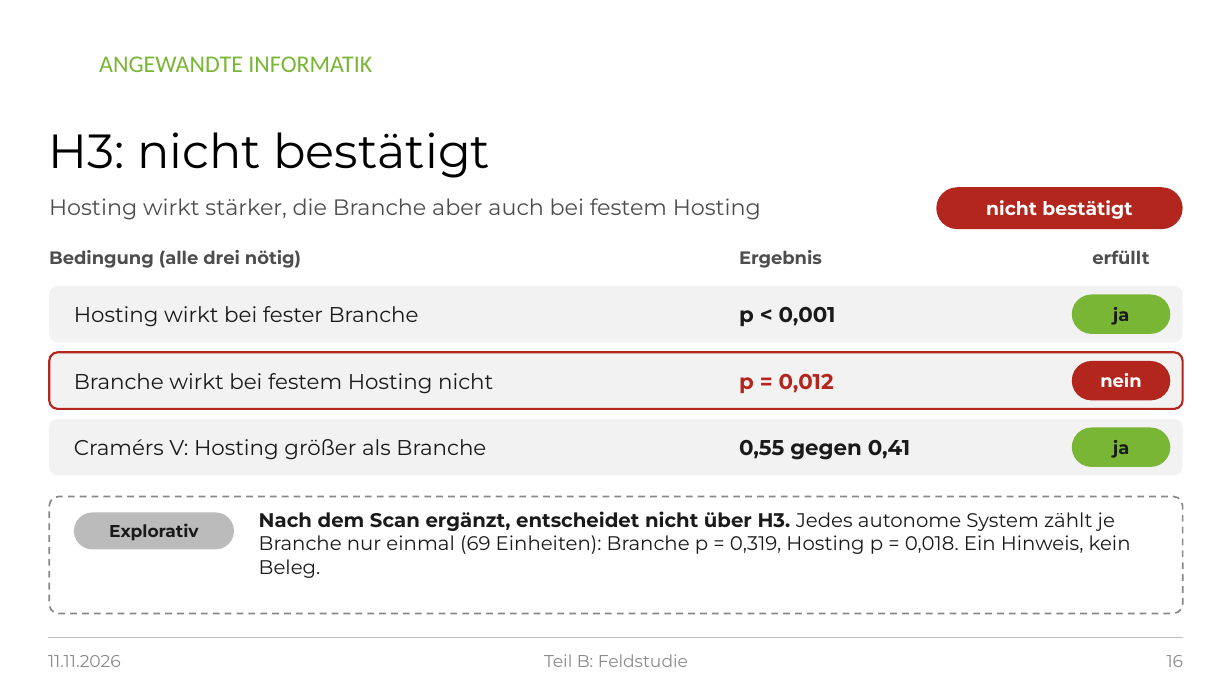
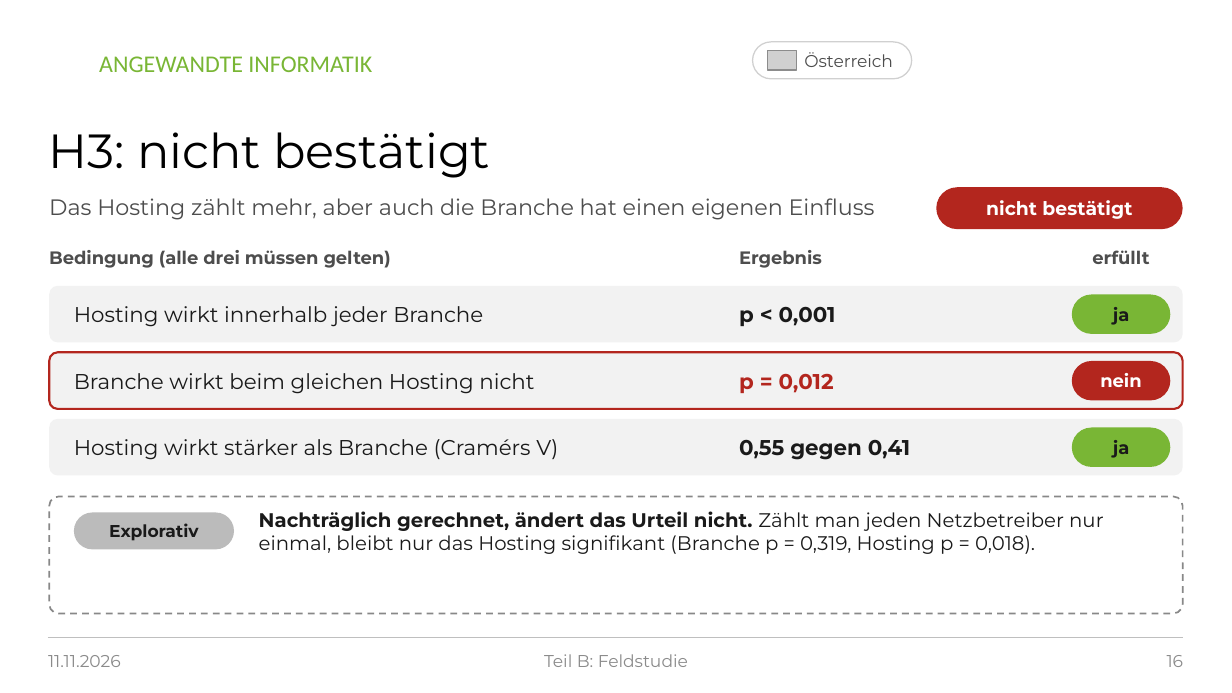
Before and after one commit to raphi98/singer-postquantum-experiment, a slide deck: slide 16 of praesentation/PQ-TLS_Praesentation_2026-11-11.pptx. Drawn at 1232x693 pixels with LibreOffice and Linux fonts; fonts in the diff are those of the drawing; grey boxes stand for pictures; background and template pictures are left out. Boxes give left, top, right and bottom in pixels: in the first picture for what was removed or moved away, otherwise in the second. Text is boxed around its words. In the diff, an @@ line names an element or a change of style, - is before the commit and + after.

```diff
--- a/praesentation/PQ-TLS_Praesentation_2026-11-11.pptx
+++ b/praesentation/PQ-TLS_Praesentation_2026-11-11.pptx
@@ rounded rectangle added at (753, 42, 912, 79), fill #FFFFFF, outline #D0D0D0 0.75 pt @@
@@ picture added at (768, 51, 797, 70) @@
@@ text added at (804, 52, 893, 67), 10 pt, text #4D4D4D @@
+Österreich
@@ text at (49, 198, 875, 220): text changed @@
-Hosting wirkt stärker, die Branche aber auch bei festem Hosting
+Das Hosting zählt mehr, aber auch die Branche hat einen eigenen Einfluss
@@ text at (49, 250, 391, 268): text changed @@
-Bedingung (alle drei nötig)
+Bedingung (alle drei müssen gelten)
@@ text at (74, 306, 483, 327): text changed @@
-Hosting wirkt bei fester Branche
+Hosting wirkt innerhalb jeder Branche
@@ text at (74, 373, 534, 394): text changed @@
-Branche wirkt bei festem Hosting nicht
+Branche wirkt beim gleichen Hosting nicht
@@ text at (74, 439, 558, 460): text changed @@
-Cramérs V: Hosting größer als Branche
+Hosting wirkt stärker als Branche (Cramérs V)
@@ text at (259, 511, 1104, 554): text changed @@
-Nach dem Scan ergänzt, entscheidet nicht über H3. Jedes autonome System zählt je Branche nur einmal (69 Einheiten): Branche p = 0,319, Hosting p = 0,018. Ein Hinweis, kein Beleg.
+Nachträglich gerechnet, ändert das Urteil nicht. Zählt man jeden Netzbetreiber nur einmal, bleibt nur das Hosting signifikant (Branche p = 0,319, Hosting p = 0,018).
```
Also in this commit, not shown: 22 other slides changed, 2 other files.
